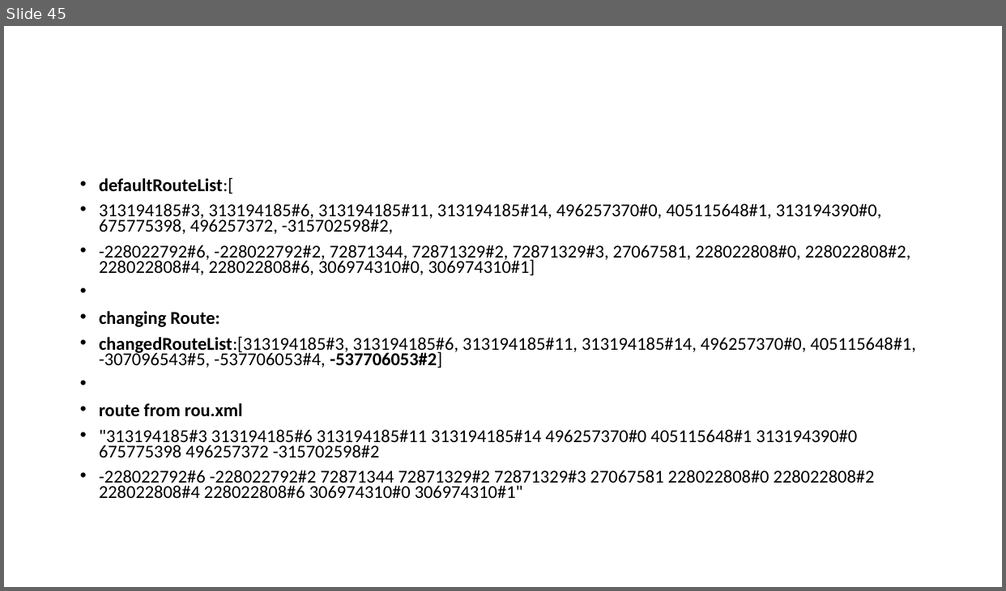
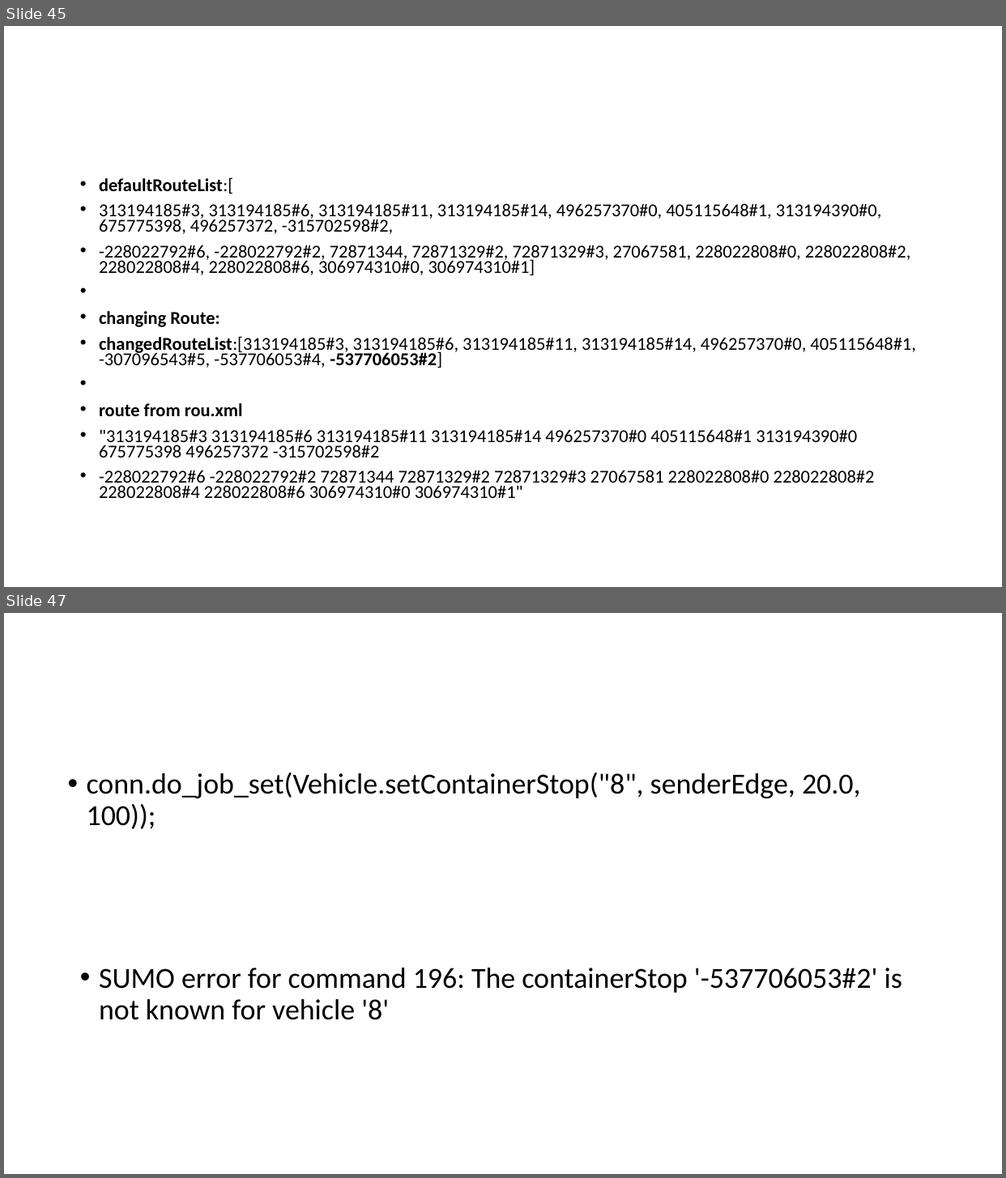
Before and after one commit to YenKang/Smart-Logistics-Plan, a slide deck: eclipse workspace/java_library/sumo_implementation recording.pptx. Shown one above the other, each under a label of ours: slide 45 before the commit, slides 45 and 47 after it; the slides between them are not shown. The pictures are 1006x591 and 1006x1178 pixels, drawn with LibreOffice and Linux fonts; fonts in the diff are those of the drawing. Boxes give left, top, right and bottom in pixels: in the first picture for what was removed or moved away, otherwise in the second. Text is boxed around its words. In the diff, an @@ line names an element or a change of style, - is before the commit and + after.

```diff
--- a/eclipse workspace/java_library/sumo_implementation recording.pptx
+++ b/eclipse workspace/java_library/sumo_implementation recording.pptx
@@ slide 47 added at (x1=4, y1=613, x2=1002, y2=1174), background #FFFFFF @@
@@ text added at (x1=87, y1=773, x2=861, y2=829), 28 pt, text #000000 @@
+• conn.do_job_set(Vehicle.setContainerStop("8", senderEdge, 20.0, 100));
@@ text added at (x1=99, y1=968, x2=902, y2=1020), 28 pt, text #000000 @@
+• SUMO error for command 196: The containerStop '-537706053#2' is not known for vehicle '8'
```
Also in this commit, not shown: 1 other slide added, 4 other files.
